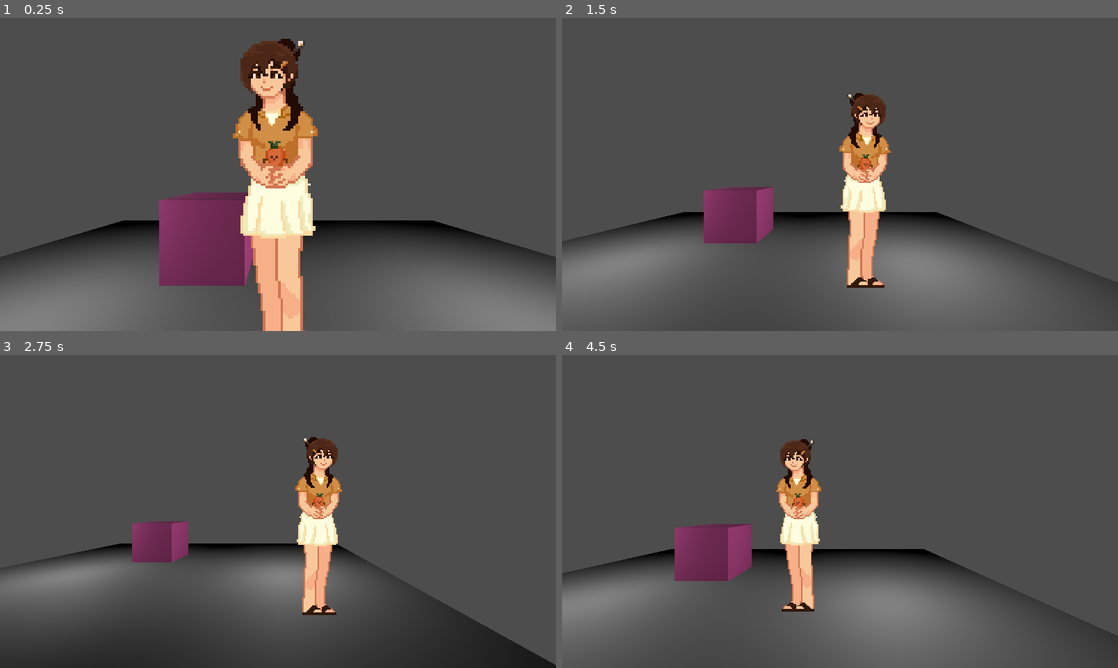
Above: before the commit, frames 1-4 (two rows, left to right).
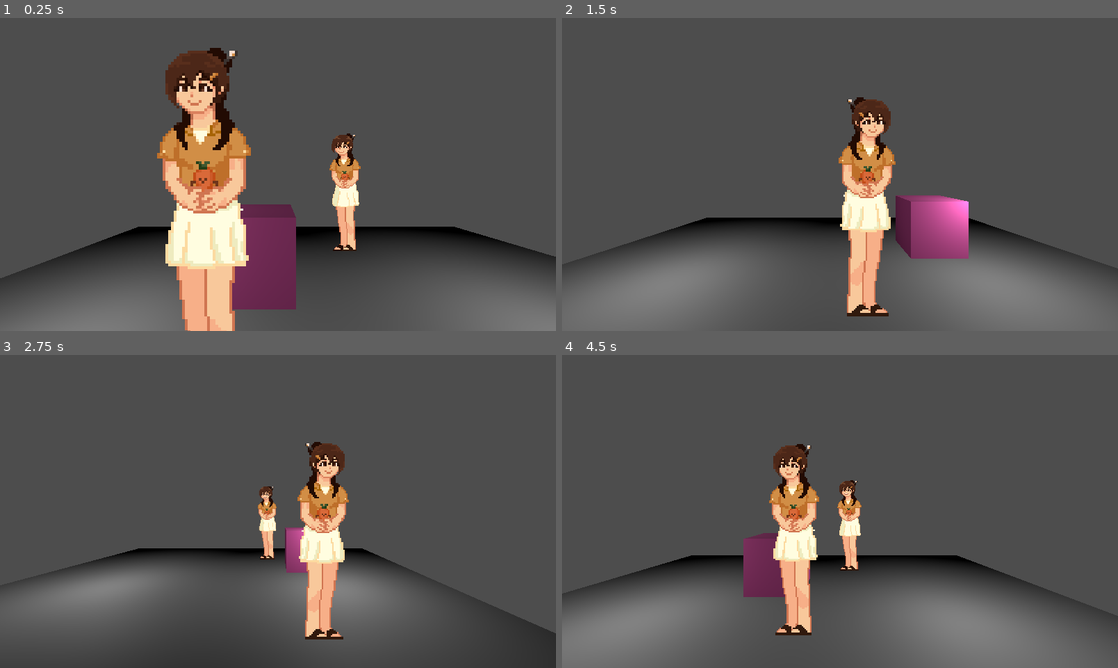
Above: after the commit, the same moments.

Repository: Nataho/_student_life_in_norsu
Game: Godot game, scene res://scenes/maps/test map/test_map.tscn
The game is run twice, just before and just after one commit, with the same random seed, the same clock (stepped at 60 frames per second) and the same inputs. This scene is started directly instead of the project's main scene.
Inputs:
- Up to frame 1 (0.25 s): no input
- Up to frame 2 (1.5 s): tap Enter (ui_accept) at 0.5, 1.35 s; hold Right (ui_right) 0.53-1.28 s; hold Enter (ui_accept) 0.53-1.28 s; hold Down (ui_down) from 1.28 s (still down)
- Up to frame 3 (2.75 s): tap Enter (ui_accept) at 1.52, 1.82 s; release Down (ui_down) at 2.03 s; hold Right (ui_right) from 2.03 s (still down); hold Enter (ui_accept) from 2.03 s (still down)
- Up to frame 4 (4.5 s): release Right (ui_right) at 2.78 s; release Enter (ui_accept) at 2.78 s; hold Up (ui_up) 2.78-3.53 s; tap Enter (ui_accept) at 2.85, 3.02, 3.32, 4.35 s; hold Enter (ui_accept) 3.53-4.28 s; hold Left (ui_left) from 3.53 s (still down)

The runs differ from the first frame. In frame 1, 27% of the frame differs, in the area x 0-100%, y 6-100%; in frame 2, 20%; in frame 3, 17%; in frame 4, 21%.

Commit message:
alpha 0.0.01Oe
owen's upload

Diff:
--- /dev/null
+++ b/default_bus_layout.tres
@@ -0,0 +1,4 @@
+[gd_resource type="AudioBusLayout" format=3 uid="uid://dlx07yqlw8oe7"]
+
+[resource]
+bus/0/mute = true
--- a/scenes/maps/test map/test_map.gd
+++ b/scenes/maps/test map/test_map.gd
@@ -1,31 +1,62 @@
 extends Node3D
 
 @onready var player: Sprite3D = $player
+@onready var npc: NPC = $NPC
 
 @export var SPEED := 100.0
+
+var playerProperties = {
+	"previous position": Vector3(),
+	"current position": Vector3()
+}
 func _process(delta: float) -> void:
 	playerMovement(delta)
+	#move_NPC(delta)
 
 ##variable for player rotation in relation to direction
 var directionX = 0
 
+func _input(event: InputEvent) -> void:
+	if event.is_action_pressed("ui_accept"):
+		$AnimationPlayer.play("move block")
+
 ##handles player movement
 func playerMovement(delta):
-
 	var speed = (SPEED/50)*delta
 
 	if Input.is_action_pressed("ui_left"):
 		player.position.x -= speed
-		directionX = 0
+		#directionX = 0
+
 	if Input.is_action_pressed("ui_right"):
 		player.position.x += speed
-		directionX = 1
+		#directionX = 1
 
 	if Input.is_action_pressed("ui_up"):
 		player.position.z -= speed
 	if Input.is_action_pressed("ui_down"):
 		player.position.z += speed
 
+	playerProperties["current position"] = player.position
+
+	if player.position.x < playerProperties["previous position"].x:
+		directionX = 0
+	elif player.position.x > playerProperties["previous position"].x:
+		directionX = 1
+
 	var playerRot = player.rotation_degrees.y
 	playerRot = lerpf(playerRot,180*directionX,0.2)
+	#playerRot = 180 * directionX
 	player.rotation_degrees.y = playerRot
+
+	playerProperties["previous position"] = player.position
+
+var NPCdirectionX = -1 #[-1 and 1]
+func move_NPC(delta):
+	var speed = (SPEED/50)*delta
+	npc.position.x += speed * NPCdirectionX
+
+func toggle_npc_movement():
+	match NPCdirectionX:
+		1: NPCdirectionX = -1
+		-1: NPCdirectionX = 1
--- a/scenes/maps/test map/test_map.tscn
+++ b/scenes/maps/test map/test_map.tscn
@@ -1,8 +1,116 @@
-[gd_scene load_steps=7 format=3 uid="uid://cswrp4q78lfci"]
+[gd_scene load_steps=27 format=3 uid="uid://cswrp4q78lfci"]
 
 [ext_resource type="Script" uid="uid://cra7ise3u1p88" path="res://scenes/maps/test map/test_map.gd" id="1_d67s4"]
 [ext_resource type="Texture2D" uid="uid://cpqd0643h7254" path="res://assets/photos/test/practice_girl.png" id="2_d67s4"]
 [ext_resource type="PackedScene" uid="uid://cvpoun8sb1f8u" path="res://scripts/classes/maps/maps.tscn" id="3_jn8y5"]
+[ext_resource type="PackedScene" uid="uid://dd1pei3sbksvh" path="res://scenes/prefabs/npc/npc.tscn" id="3_x13l4"]
+[ext_resource type="Texture2D" uid="uid://cavu8bs1v5b5b" path="res://assets/photos/test/anim_spritesheet_test.png" id="4_xe8m3"]
+
+[sub_resource type="AtlasTexture" id="AtlasTexture_x13l4"]
+atlas = ExtResource("4_xe8m3")
+region = Rect2(0, 0, 48, 144)
+
+[sub_resource type="AtlasTexture" id="AtlasTexture_xe8m3"]
+atlas = ExtResource("4_xe8m3")
+region = Rect2(56, 0, 48, 144)
+
+[sub_resource type="AtlasTexture" id="AtlasTexture_c3i3k"]
+atlas = ExtResource("4_xe8m3")
+region = Rect2(112, 0, 48, 144)
+
+[sub_resource type="AtlasTexture" id="AtlasTexture_oamwu"]
+atlas = ExtResource("4_xe8m3")
+region = Rect2(168, 0, 48, 144)
+
+[sub_resource type="AtlasTexture" id="AtlasTexture_o1tfv"]
+atlas = ExtResource("4_xe8m3")
+region = Rect2(224, 0, 48, 144)
+
+[sub_resource type="AtlasTexture" id="AtlasTexture_hw635"]
+atlas = ExtResource("4_xe8m3")
+region = Rect2(280, 0, 48, 144)
+
+[sub_resource type="AtlasTexture" id="AtlasTexture_nq310"]
+atlas = ExtResource("4_xe8m3")
+region = Rect2(336, 0, 48, 144)
+
+[sub_resource type="AtlasTexture" id="AtlasTexture_ynfmv"]
+atlas = ExtResource("4_xe8m3")
+region = Rect2(392, 0, 48, 144)
+
+[sub_resource type="AtlasTexture" id="AtlasTexture_nrk0d"]
+atlas = ExtResource("4_xe8m3")
+region = Rect2(448, 0, 48, 144)
+
+[sub_resource type="AtlasTexture" id="AtlasTexture_xgghb"]
+atlas = ExtResource("4_xe8m3")
+region = Rect2(504, 0, 48, 144)
+
+[sub_resource type="AtlasTexture" id="AtlasTexture_hs0n6"]
+atlas = ExtResource("4_xe8m3")
+region = Rect2(560, 0, 48, 144)
+
+[sub_resource type="AtlasTexture" id="AtlasTexture_n8y6s"]
+atlas = ExtResource("4_xe8m3")
+region = Rect2(616, 0, 48, 144)
+
+[sub_resource type="AtlasTexture" id="AtlasTexture_pg6ug"]
+atlas = ExtResource("4_xe8m3")
+region = Rect2(672, 0, 48, 144)
+
+[sub_resource type="AtlasTexture" id="AtlasTexture_3gd4g"]
+atlas = ExtResource("4_xe8m3")
+region = Rect2(728, 0, 48, 144)
+
+[sub_resource type="SpriteFrames" id="SpriteFrames_c3i3k"]
+animations = [{
+"frames": [{
+"duration": 1.0,
+"texture": SubResource("AtlasTexture_x13l4")
+}, {
+"duration": 1.0,
+"texture": SubResource("AtlasTexture_xe8m3")
+}, {
+"duration": 1.0,
+"texture": SubResource("AtlasTexture_c3i3k")
+}, {
+"duration": 1.0,
+"texture": SubResource("AtlasTexture_oamwu")
+}, {
+"duration": 1.0,
+"texture": SubResource("AtlasTexture_o1tfv")
+}, {
+"duration": 1.0,
+"texture": SubResource("AtlasTexture_hw635")
+}, {
+"duration": 1.0,
+"texture": SubResource("AtlasTexture_nq310")
+}, {
+"duration": 1.0,
+"texture": SubResource("AtlasTexture_ynfmv")
+}, {
+"duration": 1.0,
+"texture": SubResource("AtlasTexture_nrk0d")
+}, {
+"duration": 1.0,
+"texture": SubResource("AtlasTexture_xgghb")
+}, {
+"duration": 1.0,
+"texture": SubResource("AtlasTexture_hs0n6")
+}, {
+"duration": 1.0,
+"texture": SubResource("AtlasTexture_n8y6s")
+}, {
+"duration": 1.0,
+"texture": SubResource("AtlasTexture_pg6ug")
+}, {
+"duration": 1.0,
+"texture": SubResource("AtlasTexture_3gd4g")
+}],
+"loop": true,
+"name": &"default",
+"speed": 8.0
+}]
 
 [sub_resource type="StandardMaterial3D" id="StandardMaterial3D_mjxos"]
 albedo_color = Color(1, 0.40078, 0.755868, 1)
@@ -12,16 +120,59 @@
 
 [sub_resource type="PlaneMesh" id="PlaneMesh_d67s4"]
 
+[sub_resource type="Animation" id="Animation_c3i3k"]
+length = 0.001
+tracks/0/type = "value"
+tracks/0/imported = false
+tracks/0/enabled = true
+tracks/0/path = NodePath("Maps/environment/objects/object:position")
+tracks/0/interp = 1
+tracks/0/loop_wrap = true
+tracks/0/keys = {
+"times": PackedFloat32Array(0),
+"transitions": PackedFloat32Array(1),
+"update": 0,
+"values": [Vector3(-0.888914, 0.697853, -1.27198)]
+}
+
+[sub_resource type="Animation" id="Animation_xe8m3"]
+resource_name = "move block"
+tracks/0/type = "value"
+tracks/0/imported = false
+tracks/0/enabled = true
+tracks/0/path = NodePath("Maps/environment/objects/object:position")
+tracks/0/interp = 1
+tracks/0/loop_wrap = true
+tracks/0/keys = {
+"times": PackedFloat32Array(0, 1),
+"transitions": PackedFloat32Array(1, 1),
+"update": 0,
+"values": [Vector3(-0.888914, 0.697853, -1.27198), Vector3(1.94865, 0.697853, -1.27198)]
+}
+
+[sub_resource type="AnimationLibrary" id="AnimationLibrary_oamwu"]
+_data = {
+&"RESET": SubResource("Animation_c3i3k"),
+&"move block": SubResource("Animation_xe8m3")
+}
+
 [node name="TestMap" type="Node3D"]
 script = ExtResource("1_d67s4")
 
 [node name="player" type="Sprite3D" parent="."]
-transform = Transform3D(1.97, 0, 0, 0, 1.97, 0, 0, 0, 1.97, 0, 1.42987, 0)
+transform = Transform3D(1.97, 0, 0, 0, 1.97, 0, 0, 0, 1.97, -1.09201, 1.42987, 0)
 texture_filter = 2
 texture = ExtResource("2_d67s4")
 
+[node name="NPC" parent="." instance=ExtResource("3_x13l4")]
+transform = Transform3D(1.97, 0, 0, 0, 1.97, 0, 0, 0, 1.97, 0.882956, 1.42987, -2.95956)
+sprite_frames = SubResource("SpriteFrames_c3i3k")
+frame_progress = 0.564755
+
 [node name="Maps" parent="." node_paths=PackedStringArray("player") instance=ExtResource("3_jn8y5")]
 player = NodePath("../player")
+cameraDistance = 2.705
+cameraHeight = 1.67
 
 [node name="environment" type="Node3D" parent="Maps"]
 
@@ -43,3 +194,14 @@
 transform = Transform3D(5.04992, 0, 0, 0, 5.04992, 0, 0, 0, 5.04992, 0, 0, 0)
 mesh = SubResource("PlaneMesh_d67s4")
 skeleton = NodePath("../../..")
+
+[node name="Timer" type="Timer" parent="."]
+process_callback = 0
+autostart = true
+
+[node name="AnimationPlayer" type="AnimationPlayer" parent="."]
+libraries = {
+&"": SubResource("AnimationLibrary_oamwu")
+}
+
+[connection signal="timeout" from="Timer" to="." method="toggle_npc_movement"]
--- a/scenes/prefabs/Dbox/dialogue_box.gd
+++ b/scenes/prefabs/Dbox/dialogue_box.gd
@@ -12,8 +12,8 @@
 var dialogue =  STORY._testDialogue
 
 var dIndex = 0
-var typeWriter:TYPEWRITER = TYPEWRITER.new(100)
-var startTypeWriter:TYPEWRITER = TYPEWRITER.new(1, false, true)
+var typeWriter := TYPEWRITER.new(100)
+var startTypeWriter := TYPEWRITER.new(1, false, true)
 
 func _ready() -> void:
 	WINDOW.set_resolution(WINDOW.RESOLUTION_1280X720)
--- a/scenes/prefabs/Dbox/dialogue_box.tscn
+++ b/scenes/prefabs/Dbox/dialogue_box.tscn
@@ -327,7 +327,6 @@
 grow_vertical = 2
 
 [node name="indicator" type="ColorRect" parent="Box/background"]
-visible = false
 layout_mode = 1
 anchors_preset = 3
 anchor_left = 1.0
--- /dev/null
+++ b/scenes/prefabs/npc/npc.gd
@@ -0,0 +1,20 @@
+extends AnimatedSprite3D
+class_name NPC
+
+var previousPosition:Vector3
+
+func _ready() -> void:
+	previousPosition = position
+	#detectMovement()
+
+var _direction = 0
+func _process(delta: float) -> void:
+
+	if position.x < previousPosition.x:
+		_direction = 0
+	elif position.x > previousPosition.x:
+		_direction = 1
+
+	rotation_degrees.y = lerpf(rotation_degrees.y, 180 * _direction, 0.2)
+
+	previousPosition = position
--- /dev/null
+++ b/scenes/prefabs/npc/npc.tscn
@@ -0,0 +1,8 @@
+[gd_scene load_steps=2 format=3 uid="uid://dd1pei3sbksvh"]
+
+[ext_resource type="Script" uid="uid://bxhybdwoabqe8" path="res://scenes/prefabs/npc/npc.gd" id="2_4atv3"]
+
+[node name="NPC" type="AnimatedSprite3D"]
+texture_filter = 2
+autoplay = "default"
+script = ExtResource("2_4atv3")
--- a/scenes/splash/splash.gd
+++ b/scenes/splash/splash.gd
@@ -1,6 +1,8 @@
 extends Control
 
 func _ready() -> void:
+	$video.play()
+	await $video.finished
 	$anim.play("show all")
 	await $anim.animation_finished
 	get_tree().change_scene_to_file("res://scenes/main scenes/menu/menu.tscn")
--- a/scenes/splash/splash.tscn
+++ b/scenes/splash/splash.tscn
@@ -1,7 +1,9 @@
-[gd_scene load_steps=7 format=3 uid="uid://dnped17r3n3q3"]
+[gd_scene load_steps=9 format=3 uid="uid://dnped17r3n3q3"]
 
 [ext_resource type="Script" uid="uid://b85eyocvjkq4r" path="res://scenes/splash/splash.gd" id="1_cwtag"]
 [ext_resource type="FontFile" uid="uid://cux3stergckpk" path="res://assets/fonts/DIARIO_DE_ANDY 400.otf" id="1_i52gs"]
+[ext_resource type="VideoStream" uid="uid://c81wm4602w5s5" path="res://assets/videos/splash.ogv" id="2_y4437"]
+[ext_resource type="AudioStream" uid="uid://w4h3fvicw6wn" path="res://assets/audio/splash.mp3" id="4_wwhxh"]
 
 [sub_resource type="Animation" id="Animation_y4437"]
 length = 0.001
@@ -179,6 +181,16 @@
 &"": SubResource("AnimationLibrary_wwhxh")
 }
 
+[node name="video" type="VideoStreamPlayer" parent="."]
+layout_mode = 1
+anchors_preset = 15
+anchor_right = 1.0
+anchor_bottom = 1.0
+grow_horizontal = 2
+grow_vertical = 2
+stream = ExtResource("2_y4437")
+autoplay = true
+
 [node name="ColorRect" type="ColorRect" parent="."]
 show_behind_parent = true
 layout_mode = 1
@@ -236,3 +248,8 @@
 horizontal_alignment = 1
 vertical_alignment = 1
 autowrap_mode = 2
+
+[node name="audio" type="AudioStreamPlayer" parent="."]
+stream = ExtResource("4_wwhxh")
+pitch_scale = 1.6
+autoplay = true
--- a/scripts/classes/maps/maps.gd
+++ b/scripts/classes/maps/maps.gd
@@ -1,18 +1,20 @@
 extends Node3D
+##class
 class_name MAPS
 
 @export_group("player settings")
+##This node is a prerequisite for this class, it is used to get camera input from the node.
+##it doesn't have to be a player, it just needs something to cling on to
 @export var player:Node3D
 
 @export_group("camera settings", "camera")
-@export var cameraDistance := 3.0
-@export var cameraHeight := 1.5
-@export_range(0.01,1.0,0.01) var cameraSmoothSpeed = 0.05
+@export var cameraDistance := 3.0 ##z axis distance of camera
+@export var cameraHeight := 1.5 ##y axis distance of camera
+@export_range(0.01,1.0,0.01) var cameraSmoothSpeed = 0.05 ##smoothness of camera
 #@export var cameraSmoothSpeed := 0.05
 @export var camera_follows_player := true
 
 @onready var main_cam: Camera3D = $mainCam
-
 #assets will be loaded here
 #DO NOT CHANGE ANYTHING IN HERE
 
Not shown, added: assets/audio/splash.mp3.import
Binary file added: assets/photos/test/anim_spritesheet_test.png
Not shown, added: assets/photos/test/anim_spritesheet_test.png.import
Not shown, added: assets/videos/splash.ogv.uid
Not shown, added: export_presets.cfg
Not shown, added: scenes/prefabs/npc/npc.gd.uid
Not shown, added: assets/audio/splash.mp3
Not shown, added: assets/videos/splash.ogv
